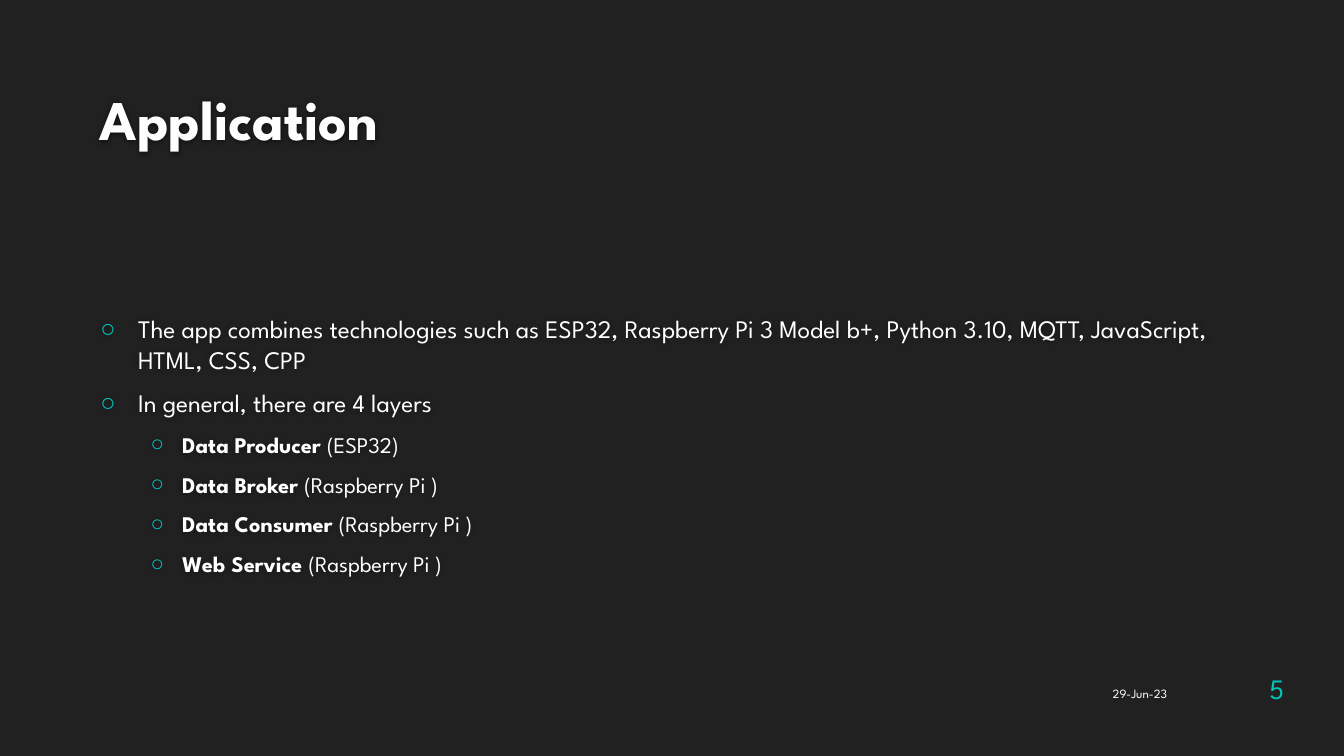
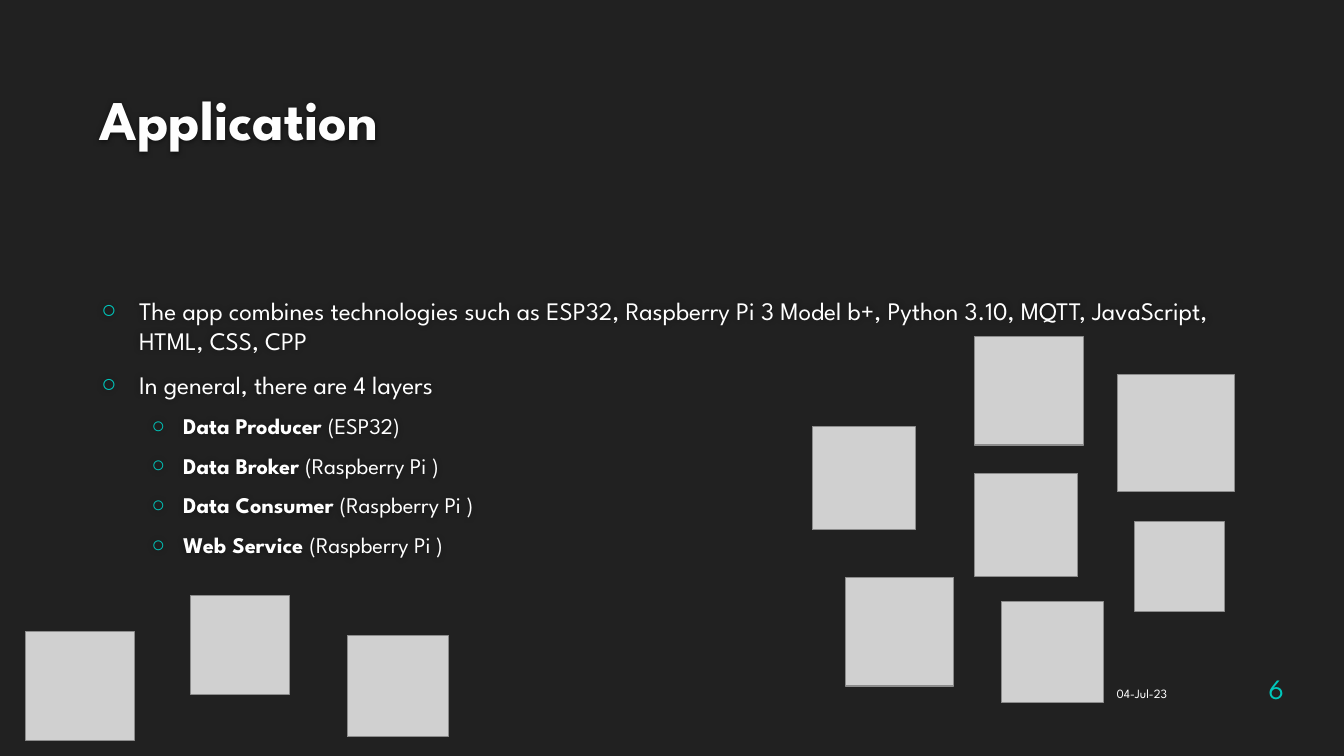
Before and after one commit to stevpla/smart-sustainable-wash-machines-monitoring-app, a slide deck: slide 6 of Wash_Machines_Live_Monitoring_Service_ppt.pptx (slide 5 before the commit). Drawn at 1344x756 pixels with LibreOffice and Linux fonts; fonts in the diff are those of the drawing; grey boxes stand for pictures; background and template pictures are left out. Boxes give left, top, right and bottom in pixels: in the first picture for what was removed or moved away, otherwise in the second. Text is boxed around its words. In the diff, an @@ line names an element or a change of style, - is before the commit and + after.

```diff
--- a/Wash_Machines_Live_Monitoring_Service_ppt.pptx
+++ b/Wash_Machines_Live_Monitoring_Service_ppt.pptx
@@ text "The app combines technologies such ..." moved from (x1=138, y1=320, x2=1206, y2=577) to (x1=139, y1=302, x2=1207, y2=558) @@
@@ picture added at (x1=975, y1=337, x2=1084, y2=446) @@
@@ picture added at (x1=1117, y1=375, x2=1234, y2=492) @@
@@ picture added at (x1=813, y1=426, x2=915, y2=529) @@
@@ picture added at (x1=975, y1=474, x2=1078, y2=577) @@
@@ picture added at (x1=1135, y1=522, x2=1225, y2=612) @@
@@ picture added at (x1=191, y1=596, x2=289, y2=695) @@
@@ picture added at (x1=846, y1=578, x2=955, y2=687) @@
@@ picture added at (x1=1002, y1=602, x2=1104, y2=704) @@
@@ picture added at (x1=25, y1=632, x2=134, y2=741) @@
@@ picture added at (x1=347, y1=635, x2=449, y2=737) @@
@@ text at (x1=1117, y1=689, x2=1167, y2=698): text changed @@
-29-Jun-23
+04-Jul-23
@@ page number at (x1=1269, y1=680, x2=1284, y2=700): text changed @@
-5
+6
```
Also in this commit, not shown: 9 other slides changed, 3 slides added.
